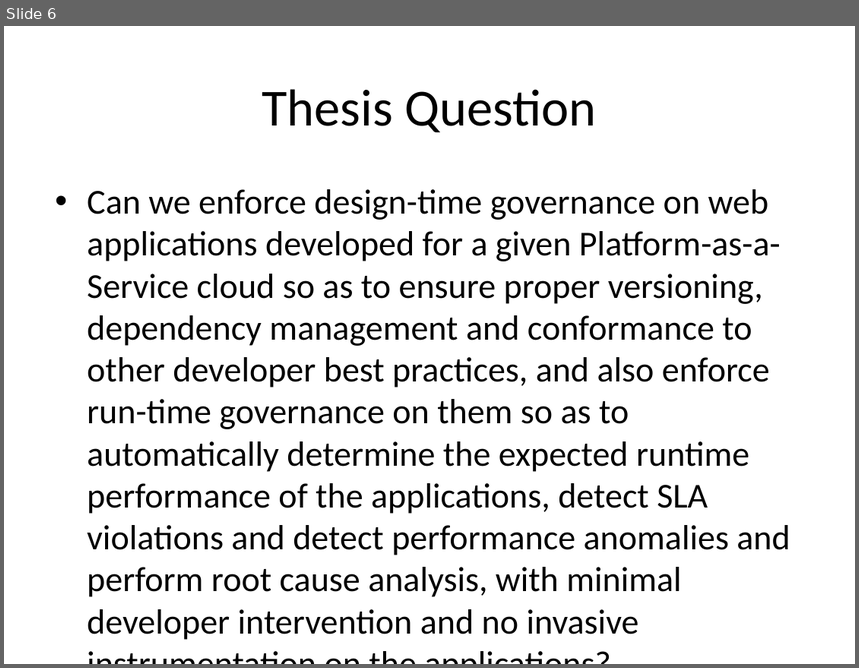
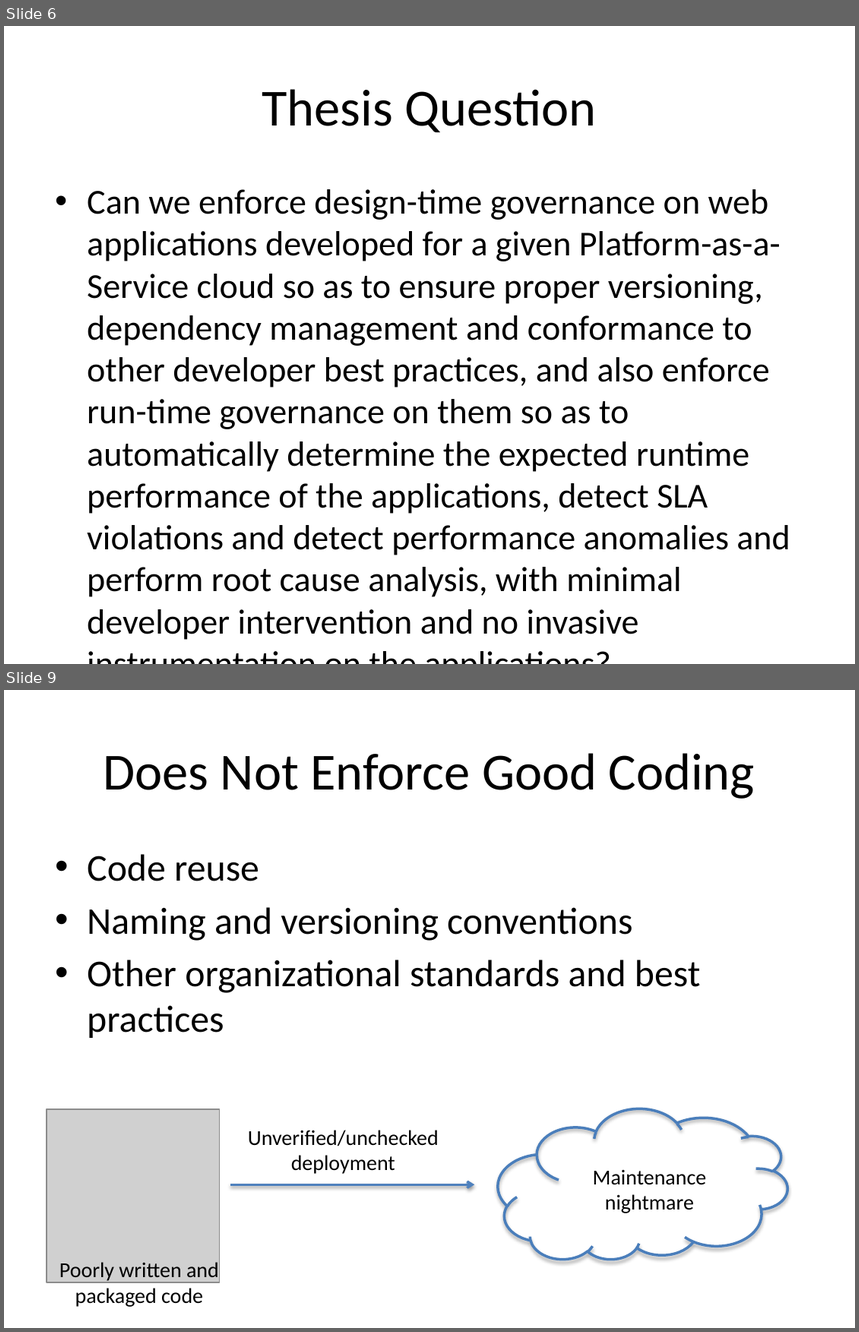
Before and after one commit to Dithn/eager-appscale, a slide deck: Eager/elk-experiment/appserver/system_design.pptx. Shown one above the other, each under a label of ours: slide 6 before the commit, slides 6 and 9 after it; the slides between them are not shown. The pictures are 859x668 and 859x1332 pixels, drawn with LibreOffice and Linux fonts; fonts in the diff are those of the drawing; grey boxes stand for pictures. Boxes give left, top, right and bottom in pixels: in the first picture for what was removed or moved away, otherwise in the second. Text is boxed around its words. In the diff, an @@ line names an element or a change of style, - is before the commit and + after.

```diff
--- a/Eager/elk-experiment/appserver/system_design.pptx
+++ b/Eager/elk-experiment/appserver/system_design.pptx
@@ slide 9 added at <box>4,690,855,1328</box>, background #FFFFFF @@
@@ title added at <box>103,753,755,799</box>, 44 pt, text #000000 @@
+Does Not Enforce Good Coding
@@ text added at <box>87,854,700,1038</box>, 32 pt, text #000000 @@
+• Code reuse
+• Naming and versioning conventions
+• Other organizational standards and best practices
@@ picture added at <box>47,1110,220,1284</box> @@
@@ cloud added at <box>498,1110,787,1260</box>, outline #4B7EBC 2.25 pt @@
@@ text added at <box>248,1130,439,1174</box>, 18 pt, text #000000 @@
+Unverified/unchecked deployment
@@ arrow added from (230, 1185) to (474, 1185), #4F81BD 2 pt @@
@@ text added at <box>593,1170,707,1214</box>, 18 pt, text #000000 @@
+Maintenance nightmare
@@ text added at <box>59,1262,219,1307</box>, 18 pt, text #000000 @@
+Poorly written and packaged code
```
Also in this commit, not shown: 9 other slides added.
